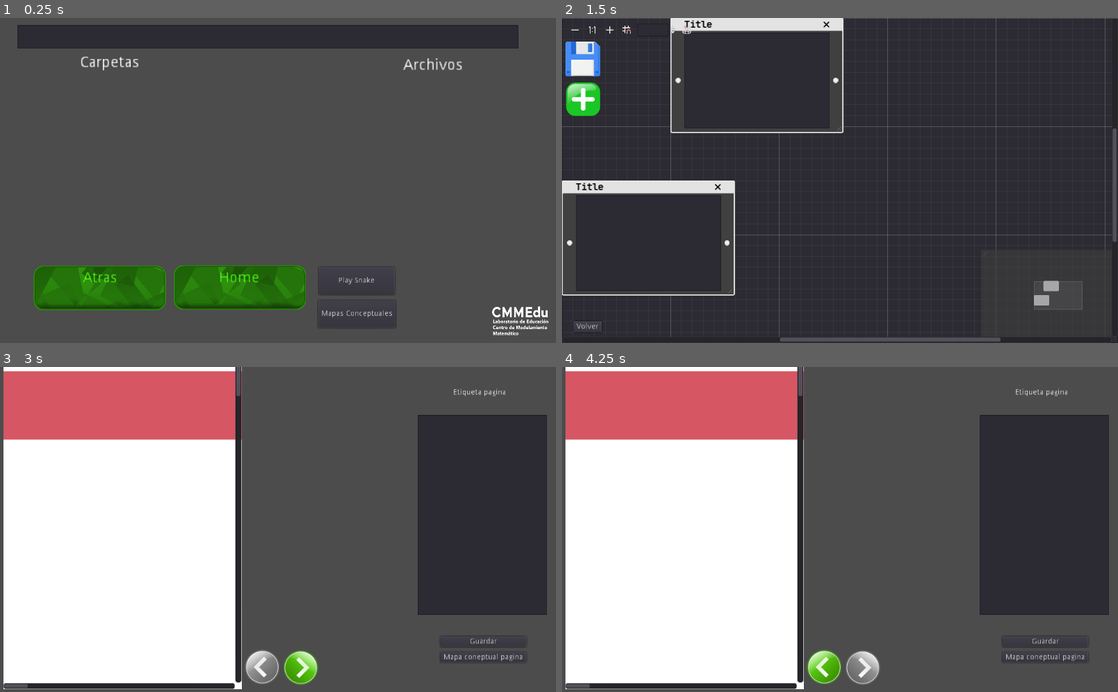
Above: before the commit, frames 1-4 (two rows, left to right).
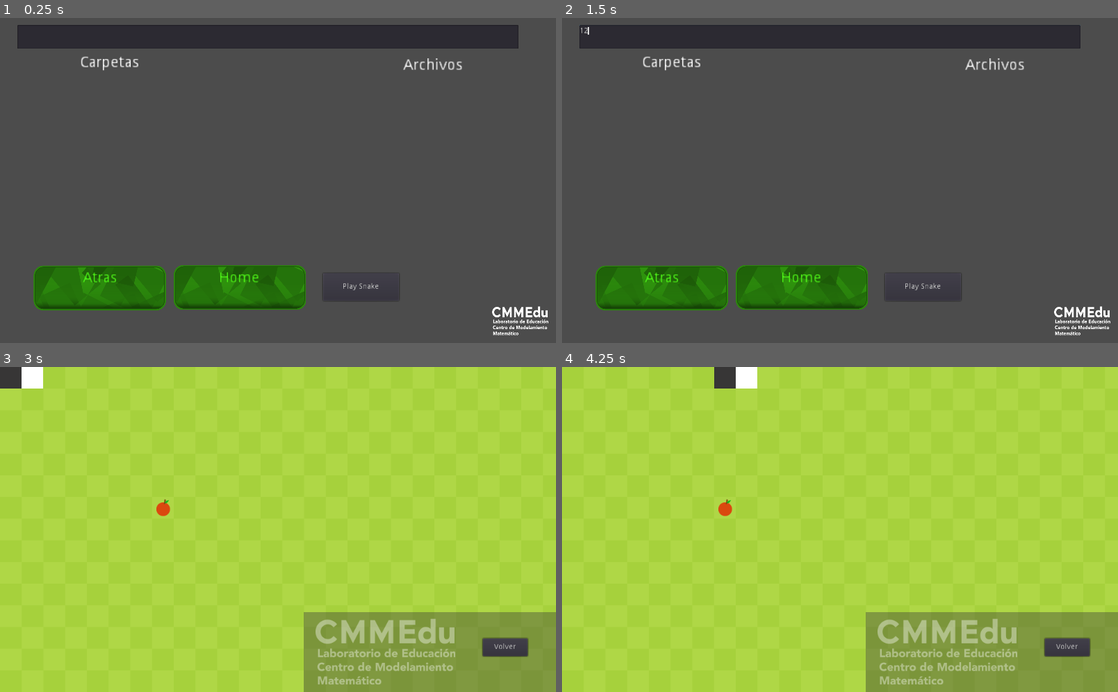
Above: after the commit, the same moments.

Repository: dhigueraf/Reader
Game: Godot game, scene res://Escenas/Scene.tscn
Same seed, same stepped clock (60 frames per second), same inputs: the game is played once before the commit and once after it.
Inputs (mouse positions are in pixels of both pictures, inside the frame that each line leads up to):
- Up to frame 1 (0.25 s): no input
- Up to frame 2 (1.5 s): click (828, 37) at 0.52 s; type "12" at 0.6 s; click (917, 313) at 1.25 s, where only the run before the commit has a clickable "Mapas Conceptuales"
- Up to frame 3 (3 s): click (22, 409) at 2.02 s; click "Volver" (after the commit: "Play Snake") at 2.75 s
- Up to frame 4 (4.25 s): click (862, 666) at 3.52 s

The runs differ from the first frame. In frame 1, 0.2% of the frame differs, in the area x 57-72%, y 76-96%; in frame 2, 76%; in frame 3, 100%; in frame 4, 100%, in the area x 0-100%, y 0-100%.
Error before the commit: Invalid get index '-1' (on base: 'Array'). (res://Scripts/PagesLoader.gd:77)

Commit message:
Mapas conceptuales

Diff:
--- a/Escenas/Scene.tscn
+++ b/Escenas/Scene.tscn
@@ -173,18 +173,11 @@
 margin_right = -0.392029
 
 [node name="Button" type="Button" parent="CanvasLayer/Controller"]
-margin_left = 587.0
-margin_top = 460.0
-margin_right = 727.0
-margin_bottom = 511.0
+margin_left = 595.0
+margin_top = 471.0
+margin_right = 735.0
+margin_bottom = 522.0
 text = "Play Snake"
-
-[node name="Button2" type="Button" parent="CanvasLayer/Controller"]
-margin_left = 586.0
-margin_top = 521.0
-margin_right = 726.0
-margin_bottom = 572.0
-text = "Mapas Conceptuales"
 
 [node name="pdfbuttons" parent="CanvasLayer/Controller" instance=ExtResource( 6 )]
 margin_left = 349.0
@@ -203,7 +196,6 @@
 [connection signal="pressed" from="CanvasLayer/Controller/BtnHome" to="CanvasLayer/Controller" method="_on_BtnHome_pressed"]
 [connection signal="pressed" from="CanvasLayer/Controller/BtnHome2" to="CanvasLayer/Controller" method="_on_BtnHome_pressed"]
 [connection signal="pressed" from="CanvasLayer/Controller/Button" to="." method="_on_Button_pressed"]
-[connection signal="pressed" from="CanvasLayer/Controller/Button2" to="." method="_on_Button2_pressed"]
 [connection signal="pressed" from="CanvasLayer/Controller/pdfbuttons/ColorRect/BtnExterno" to="CanvasLayer/Controller" method="_on_BtnExterno_pressed"]
 [connection signal="pressed" from="CanvasLayer/Controller/pdfbuttons/ColorRect/BtnNotas" to="CanvasLayer/Controller" method="_on_BtnNotas_pressed"]
 [connection signal="request_completed" from="CanvasLayer/Controller/HTTPRequest" to="CanvasLayer/Controller" method="_on_HTTPRequest_request_completed"]
--- a/Scripts/Extras.gd
+++ b/Scripts/Extras.gd
@@ -1,19 +1,8 @@
 extends Node2D
-
-
-# Declare member variables here. Examples:
-# var a = 2
-# var b = "text"
-
 
 # Called when the node enters the scene tree for the first time.
 func _ready():
 	pass # Replace with function body.
-
-
-# Called every frame. 'delta' is the elapsed time since the previous frame.
-#func _process(delta):
-#	pass
 
 
 func _on_Button_pressed():
--- a/Scripts/Global.gd
+++ b/Scripts/Global.gd
@@ -7,7 +7,8 @@
 	location = "",
 	nombrelocation ="",
 	extension = ".",
-	numeropaginas = 0
+	numeropaginas = 0,
+	currentintex = 0
 }
 
 var FileReading = {}
--- a/Scripts/PagesLoader.gd
+++ b/Scripts/PagesLoader.gd
@@ -8,21 +8,6 @@
 	var path = OS.get_executable_path()
 	var converterdir = path.get_base_dir() + "/converter"
 	var dir = Directory.new()
-
-	print("File loaded")
-	print(Global.FileToRead)
-
-	var jsonpdf = File.new()
-	if not jsonpdf.file_exists(Global.FileToRead.location + "/" + Global.FileToRead.nombre  +".json"):
-		print("No existe")
-		jsonpdf.open(Global.FileToRead.location + "/" + Global.FileToRead.nombre  +".json", File.WRITE)
-		jsonpdf.store_line( to_json( generate_json(maxindex) ) )
-		jsonpdf.close()
-
-	jsonpdf.open(Global.FileToRead.location + "/" + Global.FileToRead.nombre  +".json", File.READ)
-	Global.FileReading = parse_json(jsonpdf.get_as_text())
-	print("Save data")
-	print(Global.FileReading)
 
 	if dir.open(converterdir) == OK:
 		dir.list_dir_begin()
@@ -35,19 +20,38 @@
 					print(iteratedname)
 					pages.append(converterdir + "/" + iteratedname)
 			iteratedname = dir.get_next()
-
 	else:
 		print("An error occurred when trying to access the path.")
 
 	if(pages.size() > 0):
 		maxindex = pages.size()
 		Global.FileToRead.numeropaginas = maxindex
-		updateindex(0)
 	else:
 		maxindex = 0
 
+	print("File loaded")
+	print(Global.FileToRead)
+
+
+	var jsonpdf = File.new()
+	if not jsonpdf.file_exists(Global.FileToRead.location + "/" + Global.FileToRead.nombre  +".json"):
+		print("No existe")
+		jsonpdf.open(Global.FileToRead.location + "/" + Global.FileToRead.nombre  +".json", File.WRITE)
+		jsonpdf.store_line( to_json( generate_json(maxindex) ) )
+		jsonpdf.close()
+
+	jsonpdf.open(Global.FileToRead.location + "/" + Global.FileToRead.nombre  +".json", File.READ)
+	if jsonpdf.get_as_text() != "" :
+		Global.FileReading = parse_json(jsonpdf.get_as_text())
+	else:
+		Global.FileReading = generate_json(maxindex)
+	print("Save data")
+	print(Global.FileReading)
+
+	updateindex(0)
 
 func generate_json(num):
+	print("Crear json de " + str(num) + " paginas")
 	var emptyjson = {
 		paginas = [],
 		nombre = Global.FileToRead.nombrecompleto,
@@ -58,10 +62,14 @@
 		var pagtoadd = {
 			id = iterator,
 			notas = "",
-			mapaideas = {}
+			mapaideas = {
+				connections = [],
+				nodes = []
+			}
 		}
 		emptyjson.paginas.append(pagtoadd)
 		iterator+= 1
+	print(emptyjson)
 	return emptyjson
 
 
@@ -80,7 +88,13 @@
 	print(texture)
 	$ScrollContainer/TextureRect.texture = texture
 	$EtiquetaPagina.text = "Notas pagina " + str(index)
-	$NotasContainer.text = Global.FileReading.paginas[index].notas
+	if Global.FileReading.has('paginas'):
+		if range( Global.FileReading.paginas.size() ).has(index):
+			$NotasContainer.text = Global.FileReading.paginas[index].notas
+		else:
+			$NotasContainer.text = ""
+	else:
+		$NotasContainer.text = ""
 
 func updateindex(num):
 	print("actualindex " + str(actualindex) )
@@ -97,6 +111,7 @@
 			actualindex = 0
 			$retroceder.disabled = true
 
+	Global.FileToRead.actualindex = actualindex
 	setimage(actualindex)
 
 
--- a/Scripts/mapas/GraphEdit.gd
+++ b/Scripts/mapas/GraphEdit.gd
@@ -19,7 +19,7 @@
 
 func save():
 	var save_graph = File.new()
-	save_graph.open(basedir + "/savegraph.json", File.WRITE)
+	save_graph.open(Global.FileToRead.location + "/" + Global.FileToRead.nombre  +".json", File.WRITE)
 	var node_data = []
 	for c in get_children():
 		if c is GraphNode:
@@ -30,13 +30,14 @@
 								"size_y":c.get_rect().size.y,
 								"data": c.get_data()})
 	var data = {"connections": get_connection_list(), "nodes": node_data}
-	save_graph.store_line(to_json(data))
+	Global.FileReading.paginas[Global.FileToRead.actualindex].mapaideas = data
+	save_graph.store_line( to_json(Global.FileReading) )
 	save_graph.close()
 	print("saved!")
 
 func load_save():
 	var save_graph = File.new()
-	if not save_graph.file_exists(basedir + "/savegraph.json"):
+	if not save_graph.file_exists(Global.FileToRead.location + "/" + Global.FileToRead.nombre  +".json"):
 		return # Error! We don't have a save to load.
 
 	# clear graphedit
@@ -44,9 +45,12 @@
 		if c is GraphNode:
 			c.free()
 
-	save_graph.open(basedir + "/savegraph.json", File.READ)
-	print(save_graph)
-	var save_data = parse_json(save_graph.get_as_text())
+	print(Global.FileToRead)
+	print(Global.FileToRead.actualindex)
+	print(Global.FileReading)
+	print(Global.FileReading.paginas)
+	print(Global.FileReading.paginas[Global.FileToRead.actualindex])
+	var save_data = Global.FileReading.paginas[Global.FileToRead.actualindex].mapaideas
 	print(save_data)
 	for node in save_data["nodes"]:
 		var graph_node_instance = graph_node.instance()
@@ -59,7 +63,7 @@
 
 	for conn in save_data["connections"]:
 		connect_node(conn["from"], conn["from_port"], conn["to"], conn["to_port"])
-	save_graph.close()
+	#save_graph.close()
 	print("loaded!")
 
 func get_connections(node_name):
